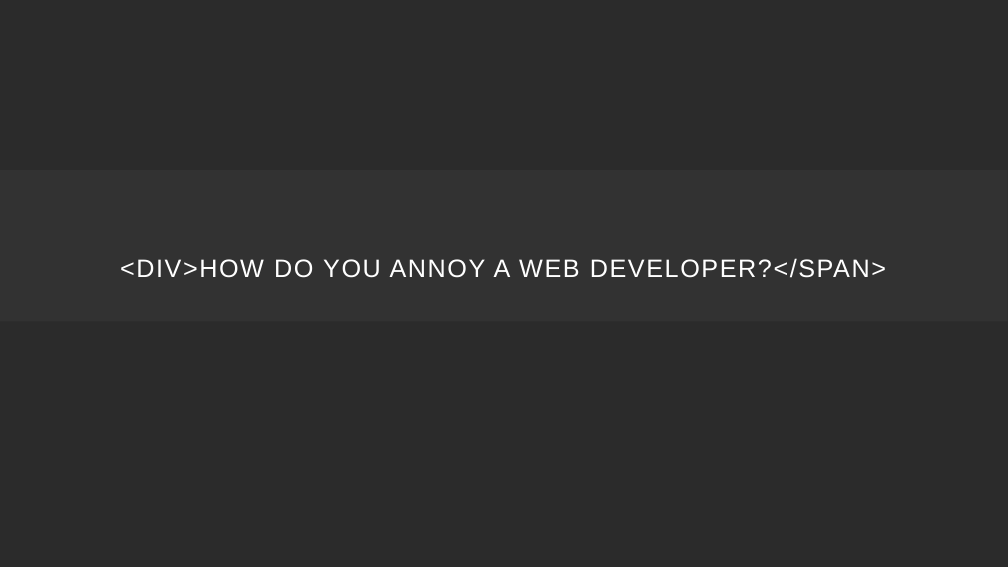
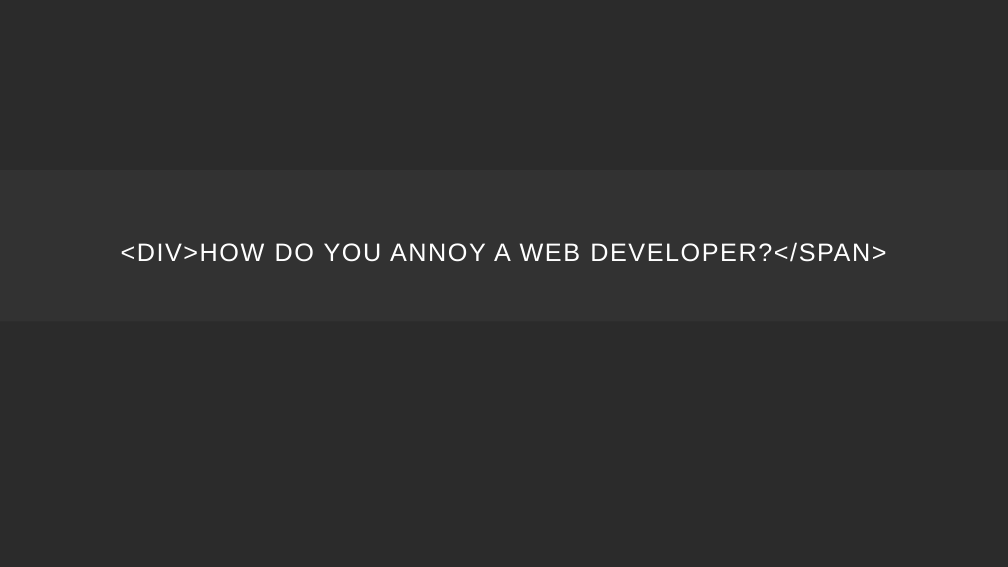
Before and after one commit to UT-ACM-Student-Chapter/Front-end-1402-course, a slide deck: slide 20 of S1/codes/Hypertextmarkuplanguage.pptx (slide 12 before the commit). Drawn at 1008x567 pixels with LibreOffice and Linux fonts; fonts in the diff are those of the drawing; background and template pictures are left out; a plain dark background stands for a picture behind light text. Boxes give left, top, right and bottom in pixels: in the first picture for what was removed or moved away, otherwise in the second. Text is boxed around its words. In the diff, an @@ line names an element or a change of style, - is before the commit and + after.

```diff
--- a/S1/codes/Hypertextmarkuplanguage.pptx
+++ b/S1/codes/Hypertextmarkuplanguage.pptx
@@ title "<DIV>HOW DO YOU ANNOY A ...": place and size @@
-title "<DIV>HOW DO YOU ANNOY A ..." at [120,258,886,278]
+title "<DIV>HOW DO YOU ANNOY A ..." at [121,242,886,262]
```
Also in this commit, not shown: 3 other slides changed, 8 slides added.
